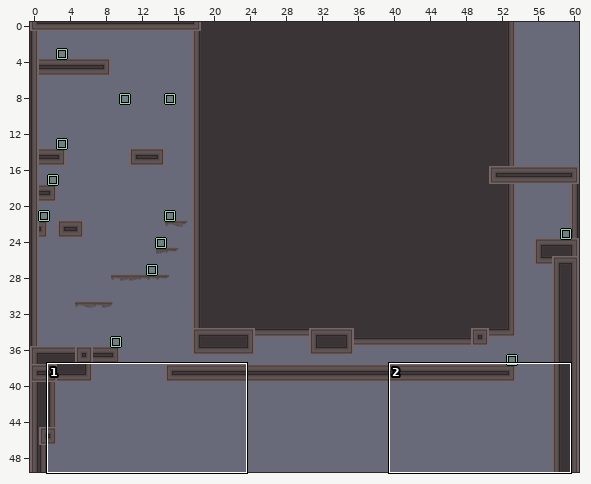
Two states of a LDtk project, Levels/World_3/Level_3-2.ldtk. Above, an overview of the earlier version with the close-up marked.
Close-up. The starting point:
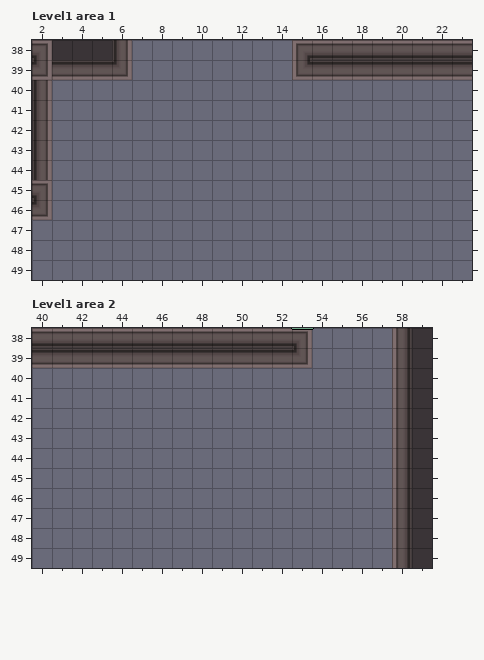
Cells are 32x32 px. Shown: Level1 area 1 x 2..23, y 38..49; Level1 area 2 x 40..59, y 38..49. The commit also changed other parts of the map, which this record leaves out.
New version:
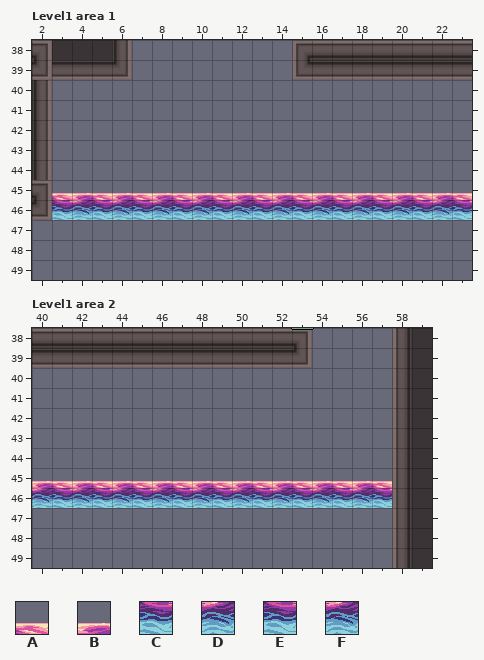
Key: from "Props": A 160, B 161, C 192, D 193, E 194, F 195.
_ is an empty cell.
Tiles of an added or newly shown layer are drawn over the layers below it.
From old to new:
Changed rows in their new state; . is an unchanged cell.
Layer "Props" (added), Level1 area 1:
first column x 3:
45 ABABABABABABABABABABA
46 CDEFCDEFCDEFCDEFCDEFC
Layer "Props" (added), Level1 area 2:
first column x 40:
45 BABABABABABABABABA
46 DEFCDEFCDEFCDEFCDE
